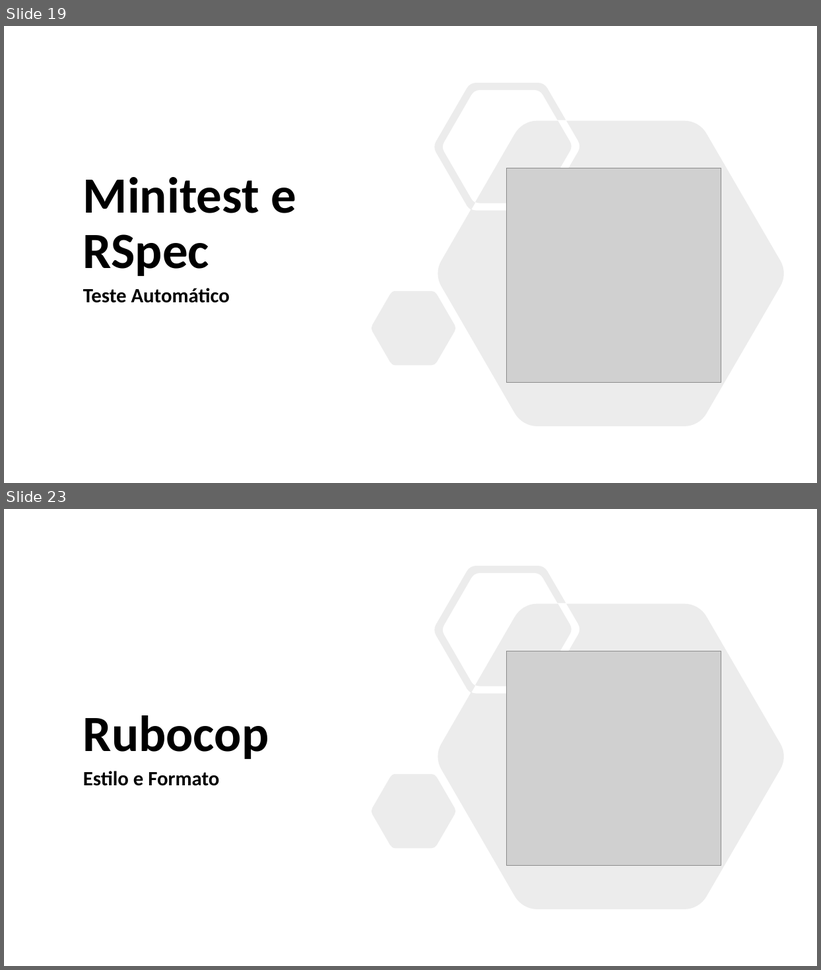
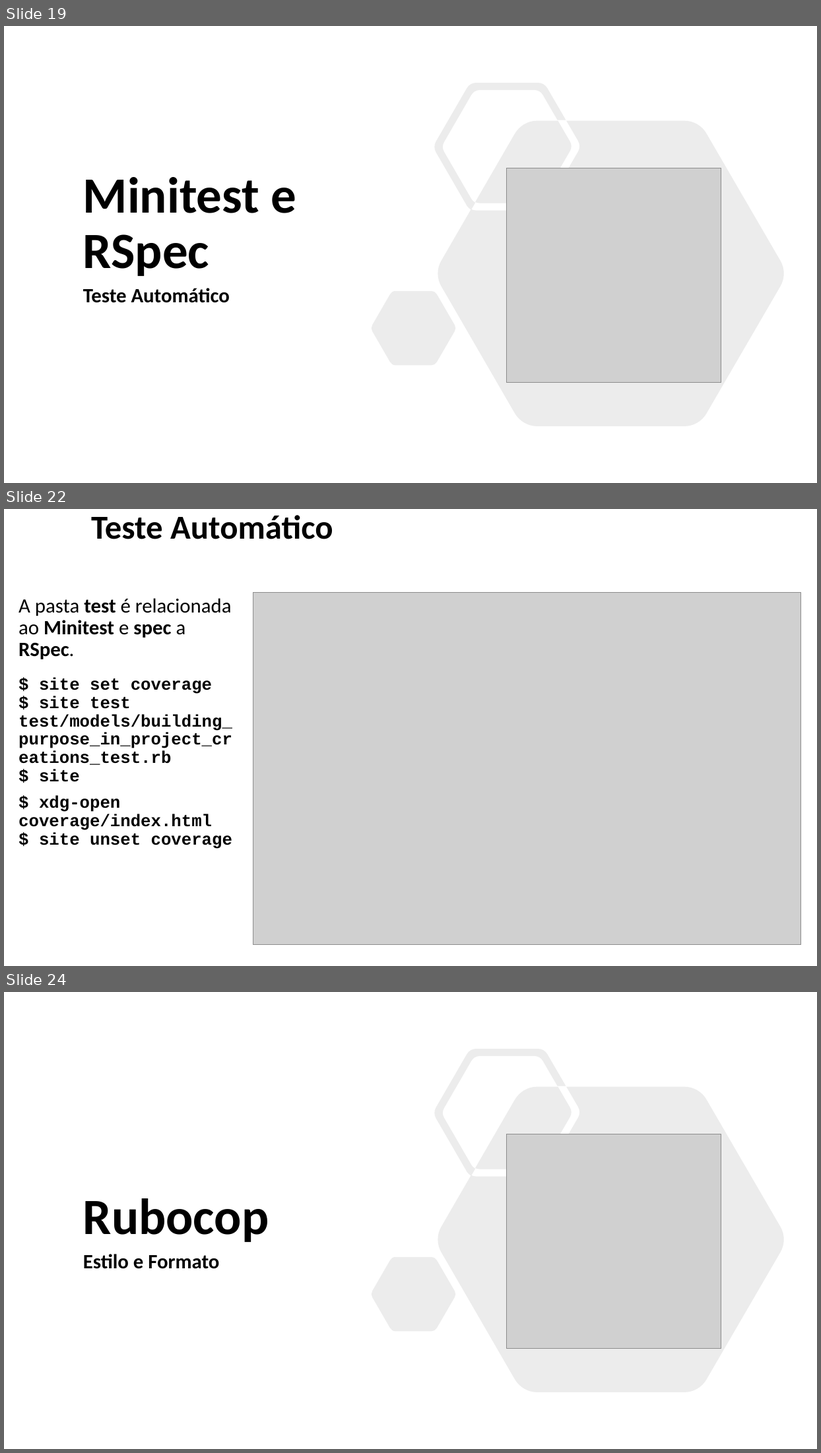
Before and after one commit to enogrob/research-obras-devtools, a slide deck: obras/obras-devtools.pptx. Shown one above the other, each under a label of ours: slides 19 and 23 before the commit, slides 19, 22 and 24 after it; the slides between them are not shown. The pictures are 821x970 and 821x1453 pixels, drawn with LibreOffice and Linux fonts; fonts in the diff are those of the drawing; grey boxes stand for pictures; background and template pictures are left out. Boxes give left, top, right and bottom in pixels: in the first picture for what was removed or moved away, otherwise in the second. Text is boxed around its words. In the diff, an @@ line names an element or a change of style, - is before the commit and + after.

```diff
--- a/obras/obras-devtools.pptx
+++ b/obras/obras-devtools.pptx
@@ slide 22 added at <box>4,509,817,966</box>, background #FFFFFF @@
@@ title added at <box>91,515,333,539</box>, 39.6 pt, text #000000, bold @@
+Teste Automático
@@ text added at <box>19,598,232,849</box>, 20 pt, text #000000, bold @@
+A pasta test é relacionada ao Minitest e spec a RSpec.
+$ site set coverage
+$ site test test/models/building_purpose_in_project_creations_test.rb
+$ site
+$ xdg-open coverage/index.html
+$ site unset coverage
@@ picture added at <box>253,592,801,945</box> @@
@@ what was slide 23 is now slide 24 @@
```
Also in this commit, not shown: 19 slides changed, 12 other slides added.
